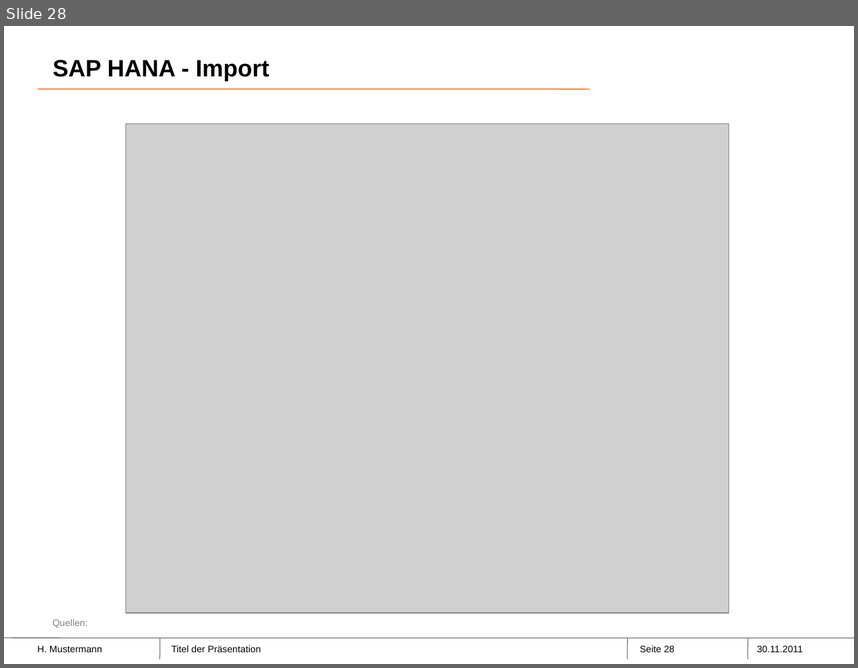
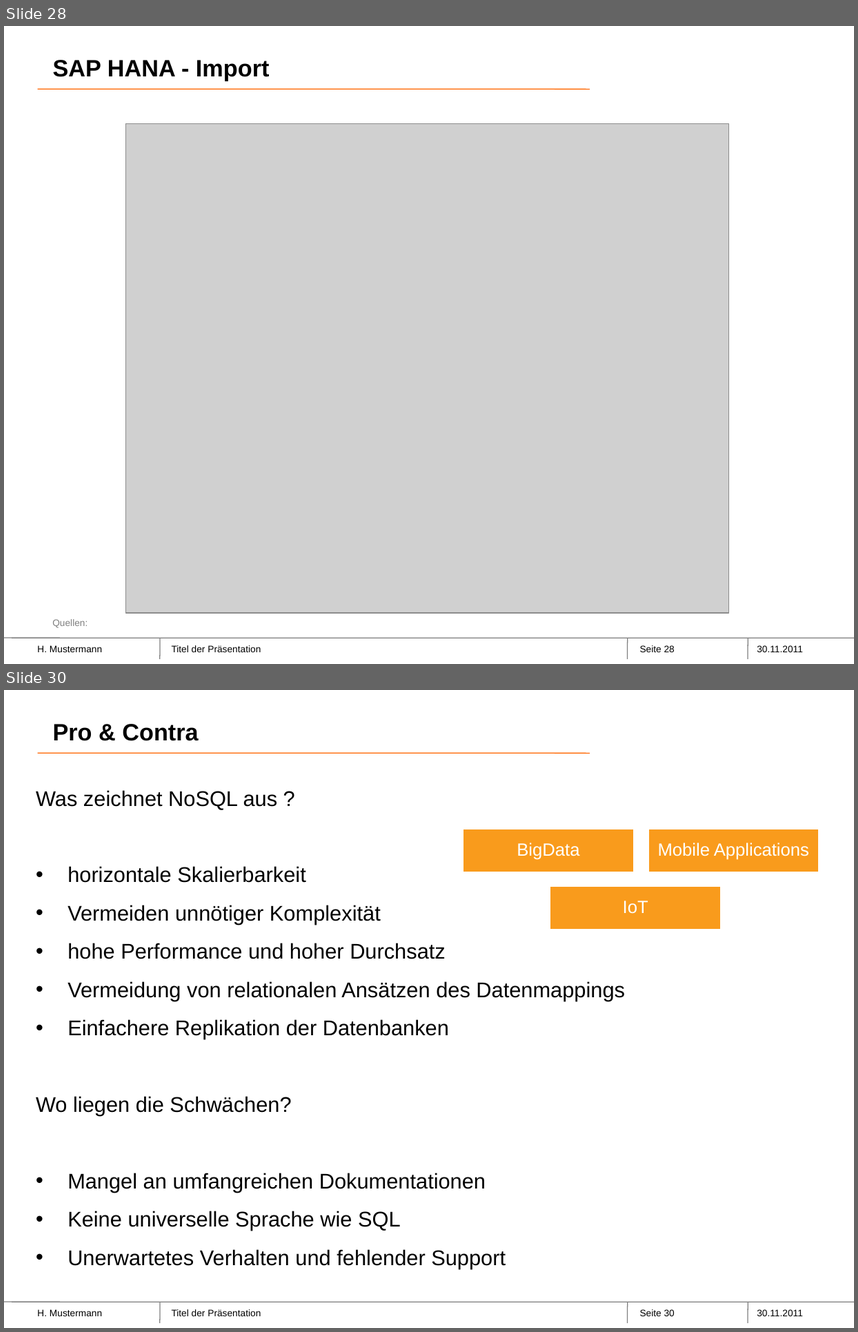
Before and after one commit to Philwi/ProjektseminarInMemory, a slide deck: SAPHana-Neueste.pptx. Shown one above the other, each under a label of ours: slide 28 before the commit, slides 28 and 30 after it; the slides between them are not shown. The pictures are 858x668 and 858x1332 pixels, drawn with LibreOffice and Linux fonts; fonts in the diff are those of the drawing; grey boxes stand for pictures; background and template pictures are left out. Boxes give left, top, right and bottom in pixels: in the first picture for what was removed or moved away, otherwise in the second. Text is boxed around its words. In the diff, an @@ line names an element or a change of style, - is before the commit and + after.

```diff
--- a/SAPHana-Neueste.pptx
+++ b/SAPHana-Neueste.pptx
@@ slide 30 added at [4,690,854,1328], background #FFFFFF; not listed: 9 template elements that a slide beside it also shows @@
@@ title added at [53,724,198,741], 20 pt, text #000000, bold @@
+Pro & Contra
@@ text added at [36,790,625,1268], 18 pt, text #000000 @@
+Was zeichnet NoSQL aus ?
+• horizontale Skalierbarkeit
+• Vermeiden unnötiger Komplexität
+• hohe Performance und hoher Durchsatz
+• Vermeidung von relationalen Ansätzen des Datenmappings
+• Einfachere Replikation der Datenbanken
+Wo liegen die Schwächen?
+• Mangel an umfangreichen Dokumentationen
+• Keine universelle Sprache wie SQL
+• Unerwartetes Verhalten und fehlender Support
@@ group added at [462,828,819,931]: 3 rectangles, 3 texts @@
+BigData
+IoT
+Mobile Applications
```
Also in this commit, not shown: 2 slides changed, 25 other slides added, 5 slides removed.
